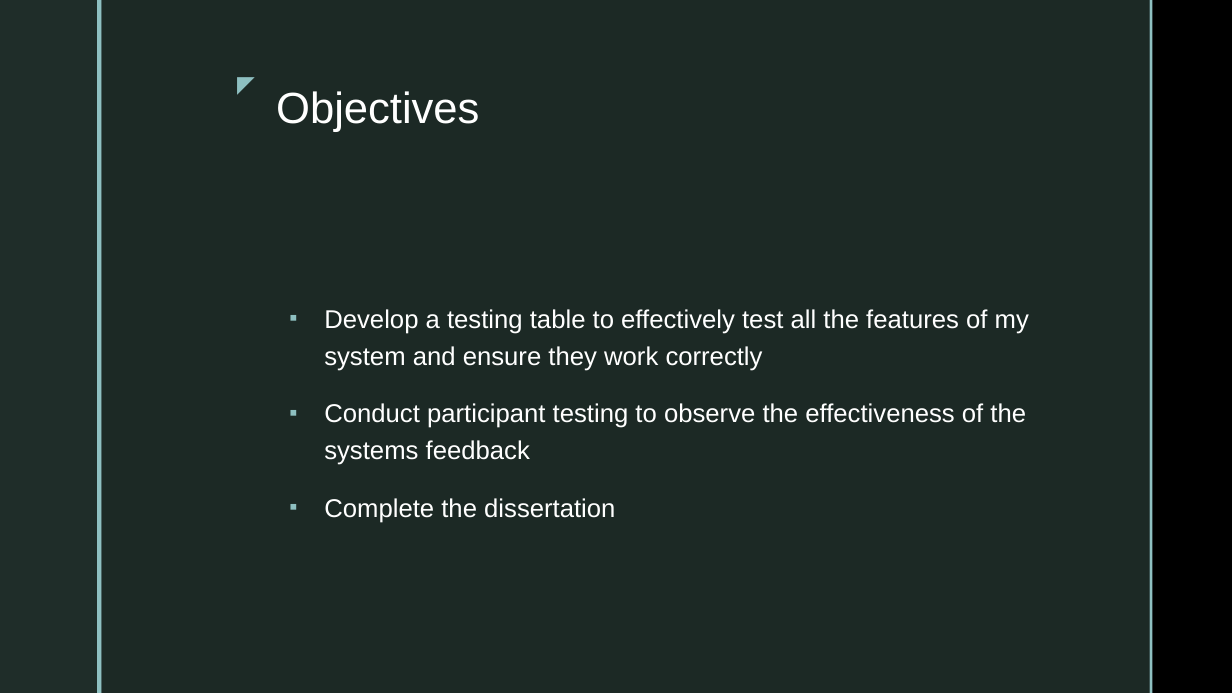
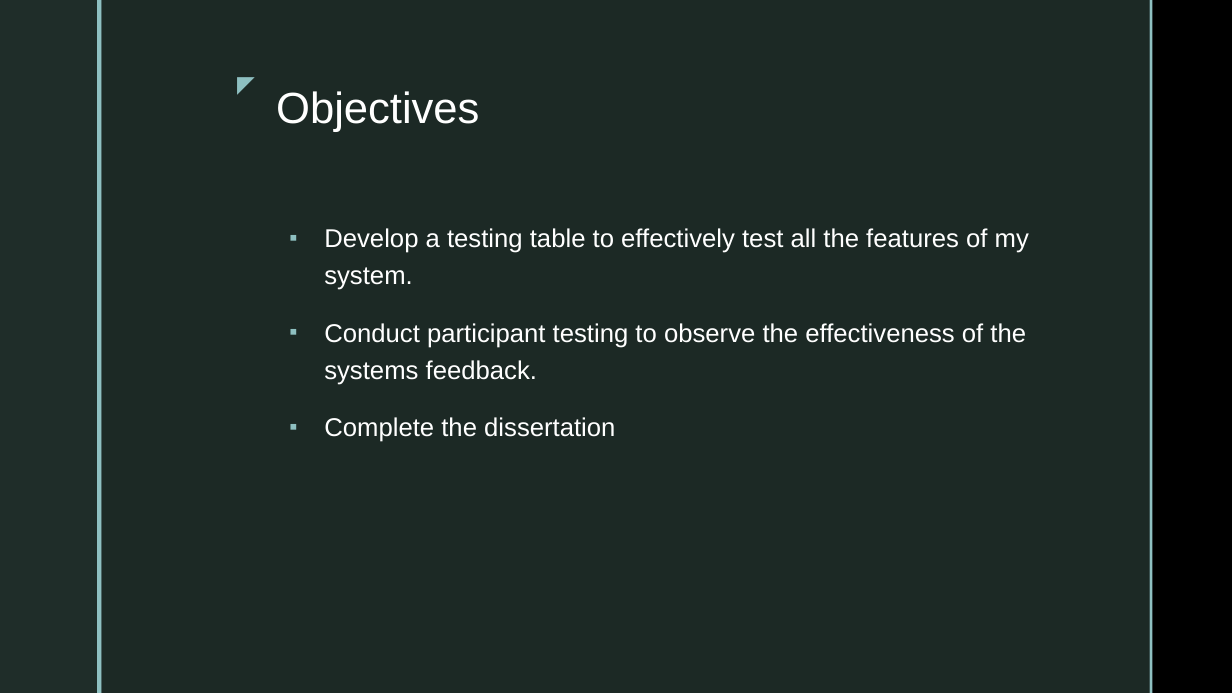
Before and after one commit to 0Meraj/My-Projects, a slide deck: slide 5 of Documents for the project/Presentation.pptx. Drawn at 1232x693 pixels with LibreOffice and Linux fonts; fonts in the diff are those of the drawing; background and template pictures are left out. Boxes give left, top, right and bottom in pixels: in the first picture for what was removed or moved away, otherwise in the second. Text is boxed around its words. In the diff, an @@ line names an element or a change of style, - is before the commit and + after.

```diff
--- a/Documents for the project/Presentation.pptx
+++ b/Documents for the project/Presentation.pptx
@@ text at <box>324,228,1029,385</box>: text changed @@
-▪ Develop a testing table to effectively test all the features of my system and ensure they work correctly
-▪ Conduct participant testing to observe the effectiveness of the systems feedback
+▪ Develop a testing table to effectively test all the features of my system.
+▪ Conduct participant testing to observe the effectiveness of the systems feedback.
```
Also in this commit, not shown: 12 other slides changed, 1 slide added, 14 other files.
